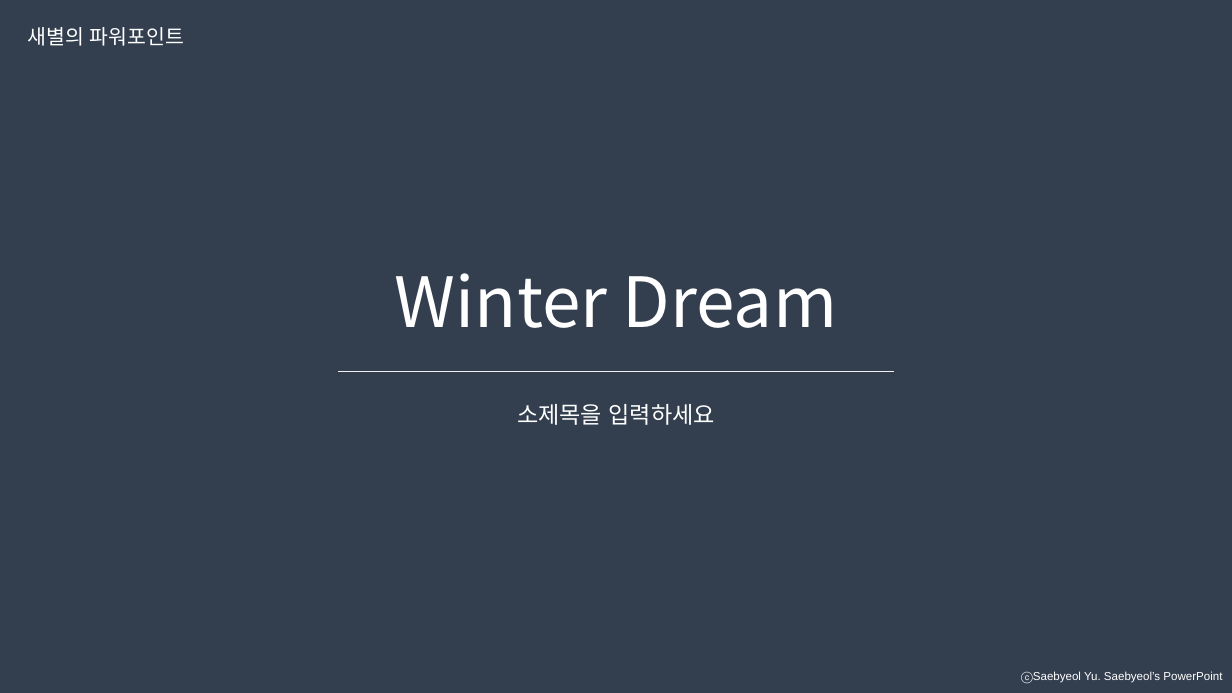
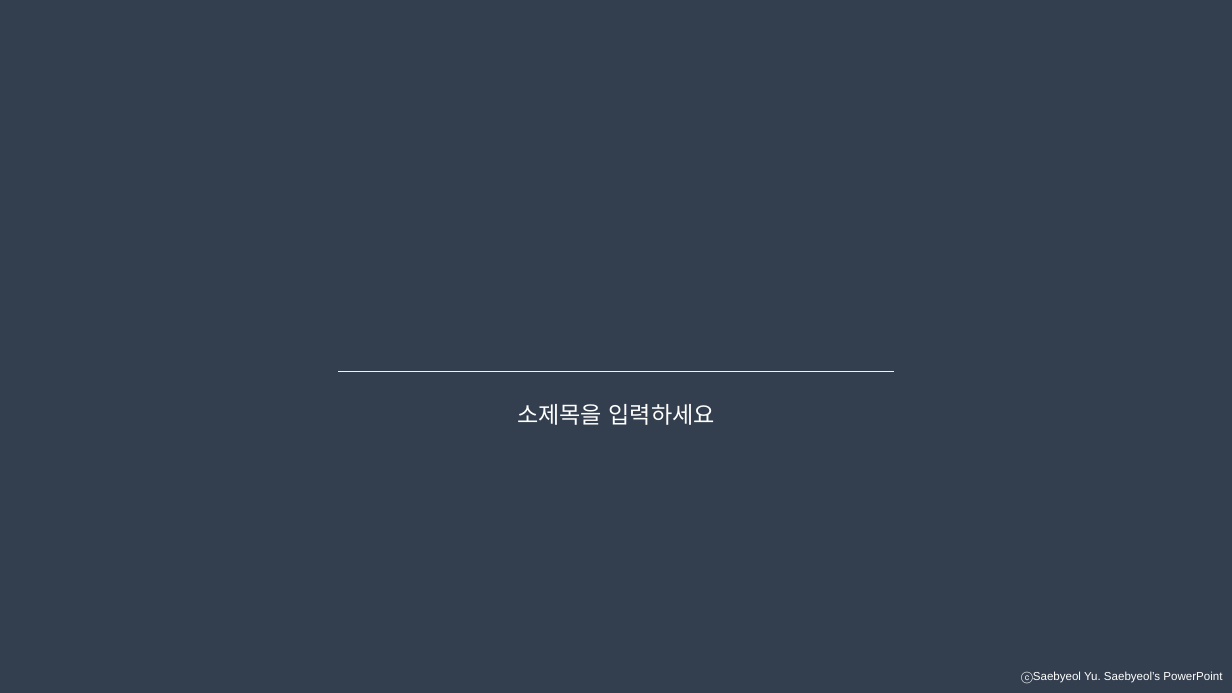
Before and after one commit to uno-km/aPlatform, a slide deck: slide 1 of aPlatform/aPlatform/portfolio_README.pptx. Drawn at 1232x693 pixels with LibreOffice and Linux fonts; fonts in the diff are those of the drawing. Boxes give left, top, right and bottom in pixels: in the first picture for what was removed or moved away, otherwise in the second. Text is boxed around its words. In the diff, an @@ line names an element or a change of style, - is before the commit and + after.

Commit message:
save ppt

```diff
--- a/aPlatform/aPlatform/portfolio_README.pptx
+++ b/aPlatform/aPlatform/portfolio_README.pptx
@@ text removed at bbox=[28, 27, 184, 46] @@
-새별의 파워포인트
@@ text removed at bbox=[395, 273, 837, 328] @@
-Winter Dream
```
Also in this commit, not shown: 2 other files.
